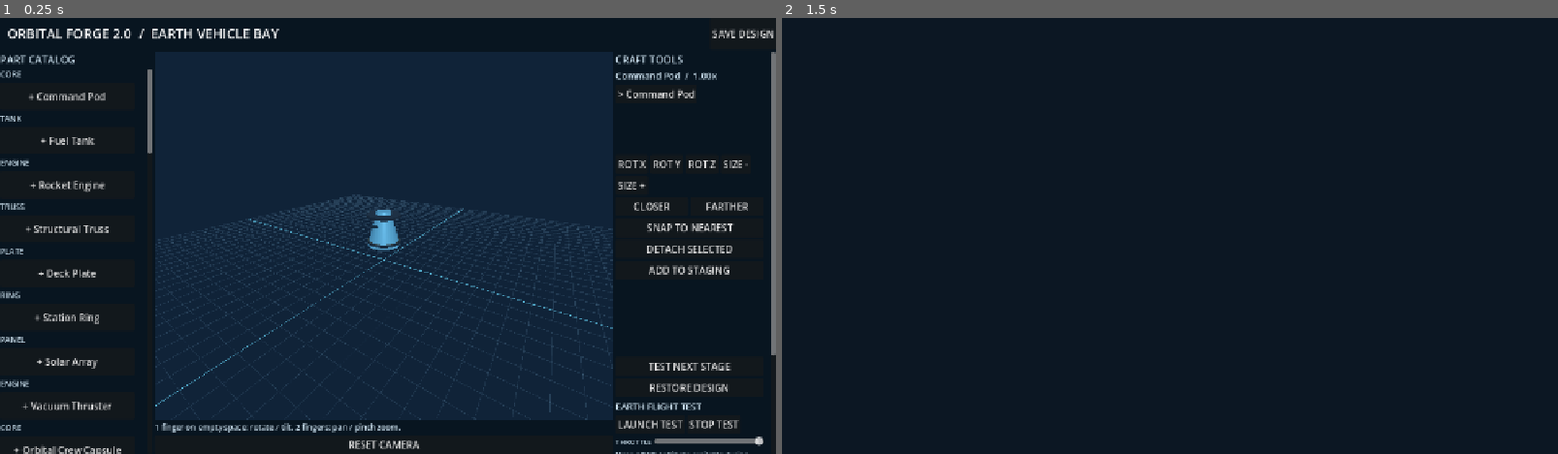
Above: before the commit, frames 1-2 (left to right).
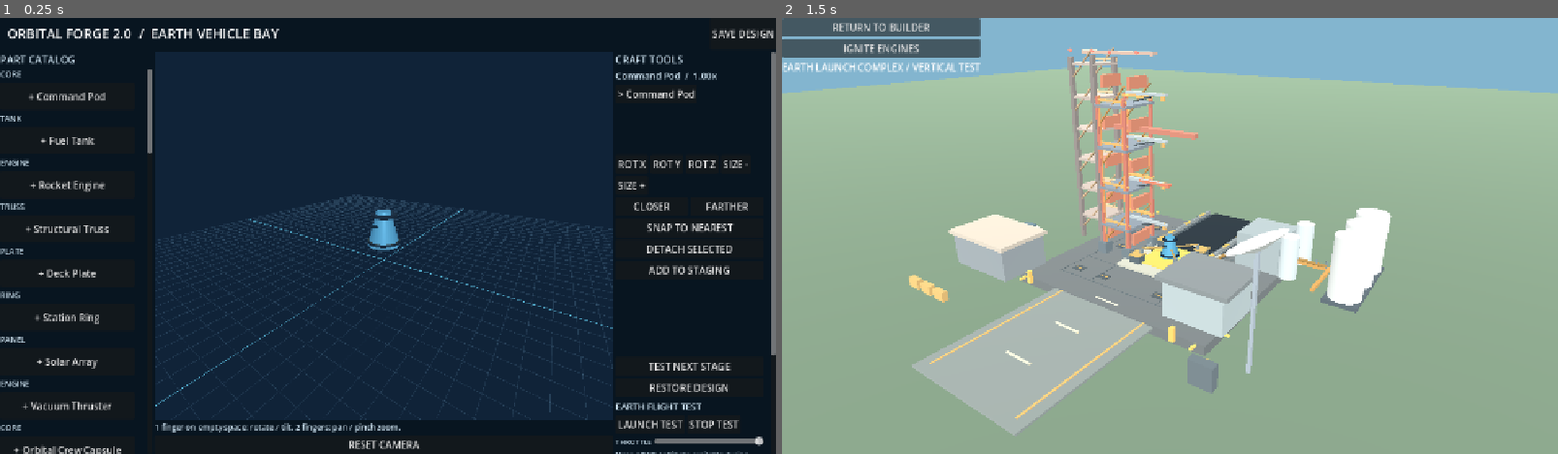
Above: after the commit, the same moments.

Repository: tpylman90-ctrl/-Orbital-Forge-2.0
Game: Godot game, scene res://scenes/main.tscn
Same seed, same stepped clock (60 frames per second), same inputs: the game is played once before the commit and once after it.
Inputs:
- Up to frame 1 (0.25 s): no input
- Up to frame 2 (1.5 s): click "LAUNCH TEST" at 0.5 s; click "LAUNCH TEST" at 1.25 s

The runs differ from the first frame. In frame 1, less than 0.1% of the frame differs, in the area x 47-52%, y 45-53%; in frame 2, 100%, in the area x 0-100%, y 0-100%.
Error before the commit: Parse Error: Too many arguments for "_cylinder()" call. Expected at most 5 but received 6. (res://scripts/ui/launch_view.gd:136)

Commit message:
Fix launch pad view and pod trim fit

Diff:
--- a/scripts/core/parts_catalog.gd
+++ b/scripts/core/parts_catalog.gd
@@ -100,6 +100,24 @@
   cylinder.bottom_radius = radius
  return cylinder
 
+static func _profile_radius(kind: String, radius: float, height_fraction: float) -> float:
+  # Match trim bands to the body's taper so they read as fitted collars,
+  # rather than floating disks at the narrow end of a cone.
+  var top_ratio := 1.0
+  var bottom_ratio := 1.0
+  match kind:
+    "core": top_ratio = 0.45
+    "engine": top_ratio = 0.4
+    "spire": top_ratio = 0.1
+    "adapter": top_ratio = 0.7
+    "fairing": top_ratio = 0.055
+    "nose": top_ratio = 0.08
+    "booster_engine": top_ratio = 0.42
+    "heat_shield": top_ratio = 0.72
+    "crew_capsule", "service_module", "cargo_pod", "booster": top_ratio = 0.94
+    "ion": bottom_ratio = 0.8
+  return radius*lerpf(bottom_ratio,top_ratio,clampf(height_fraction,0.0,1.0))
+
 static func add_visual(holder: Node3D, item: Dictionary) -> void:
  var main := MeshInstance3D.new()
  main.mesh = make_mesh(item)
@@ -117,9 +135,7 @@
   trim.albedo_color = Color("#263e55") if kind not in ["ion","spire"] else Color("#44cddd")
   trim.metallic = 0.75
   for fraction in [-0.38,0.38]:
-   var band_radius: float = radius*1.035
-   if kind == "fairing":
-    band_radius = radius*lerpf(1.035,0.07,fraction+0.5)
+   var band_radius: float = _profile_radius(kind,radius,fraction)*1.025
    var band := MeshInstance3D.new()
    var band_mesh := CylinderMesh.new()
    band_mesh.height = minf(0.09,length*0.14)
--- a/scripts/ui/launch_view.gd
+++ b/scripts/ui/launch_view.gd
@@ -17,6 +17,7 @@
  viewport = SubViewport.new()
  viewport.size = Vector2i(960,600)
  viewport.own_world_3d = true
+ viewport.render_target_update_mode = SubViewport.UPDATE_ALWAYS
  add_child(viewport)
  world = Node3D.new()
  viewport.add_child(world)
@@ -59,7 +60,7 @@
  # Simple service building and cylindrical propellant silos.
  _block(pad,Vector3(5,1.1,-3.5),Vector3(2.8,2.2,3),Color("#9aa5a5"))
  for z in [-4.7,-2.3]:
-  _cylinder(pad,Vector3(6.9,1.3,z),0.55,2.6,Color("#c8d1d0"))
+  _cylinder(pad,Vector3(6.9,1.3,z),0.55,0.55,2.6,Color("#c8d1d0"))
  # A compact, authored-looking spaceport rather than an empty square.
  _block(pad,Vector3(0,-0.13,9),Vector3(7,0.12,12),Color("#858d88"))
  for x in [-2.9,2.9]:
@@ -98,7 +99,7 @@
  _block(pad,Vector3(-8.6,2.1,6.2),Vector3(5,0.25,3.4),Color("#c4b8a7"))
  # Propellant farm: cylinders on support feet with a common pipe.
  for z in [-5.5,-3.5,-1.5]:
-  _cylinder(pad,Vector3(10.5,2,z),0.95,3.6,Color("#dadbd5"))
+  _cylinder(pad,Vector3(10.5,2,z),0.95,0.95,3.6,Color("#dadbd5"))
   _block(pad,Vector3(10.5,0.1,z),Vector3(1.9,0.25,1.9),Color("#525d63"))
  _block(pad,Vector3(9,0.55,-3.5),Vector3(0.19,0.19,6.0),Color("#c49250"))
  _block(pad,Vector3(7.5,0.55,-3.5),Vector3(3.0,0.19,0.19),Color("#c49250"))
@@ -216,12 +217,12 @@
  instance.material_override = material
  parent.add_child(instance)
 
-func _cylinder(parent: Node3D, pos: Vector3, radius: float, height: float, tint: Color) -> void:
+func _cylinder(parent: Node3D, pos: Vector3, top_radius: float, bottom_radius: float, height: float, tint: Color, segments: int = 12) -> void:
  var mesh := CylinderMesh.new()
- mesh.top_radius = radius
- mesh.bottom_radius = radius
+ mesh.top_radius = top_radius
+ mesh.bottom_radius = bottom_radius
  mesh.height = height
- mesh.radial_segments = 12
+ mesh.radial_segments = segments
  var instance := MeshInstance3D.new()
  instance.mesh = mesh
  instance.position = pos
--- /dev/null
+++ b/tests/launch_view_smoke.gd
@@ -0,0 +1,32 @@
+extends SceneTree
+
+const LaunchView = preload("res://scripts/ui/launch_view.gd")
+
+func _initialize() -> void:
+	call_deferred("_run")
+
+func _run() -> void:
+	var view := LaunchView.new()
+	view.set_anchors_and_offsets_preset(Control.PRESET_FULL_RECT)
+	root.add_child(view)
+	await process_frame
+	if view.viewport == null or view.pad == null or view.camera == null:
+		push_error("Launch pad scene did not finish initializing")
+		quit(1)
+		return
+	if view.pad.get_child_count() < 150:
+		push_error("Launch pad scene is missing expected geometry")
+		quit(1)
+		return
+	if view.viewport.render_target_update_mode != SubViewport.UPDATE_ALWAYS:
+		push_error("Launch pad viewport is not set to render")
+		quit(1)
+		return
+	view.load_craft({"parts":[{"type":"command_pod","position":[0,1.3,0],"rotation":[0,0,0],"scale":1.0}]})
+	await process_frame
+	if view.rocket.get_child_count() < 2:
+		push_error("Launch pad did not load the vehicle")
+		quit(1)
+		return
+	print("LAUNCH_VIEW_SMOKE_PASS: pad geometry and vehicle loaded")
+	quit(0)
Not shown, changed: .github/workflows/android-release.yml
Not shown, changed: .github/workflows/godot-validation.yml
